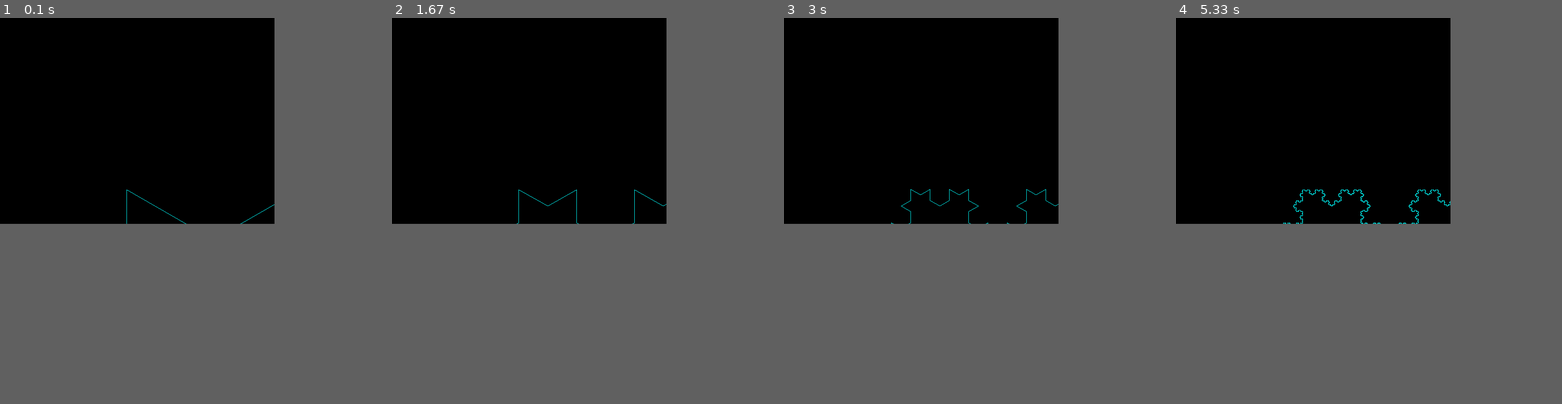
Above: before the commit, frames 1-4 (left to right).
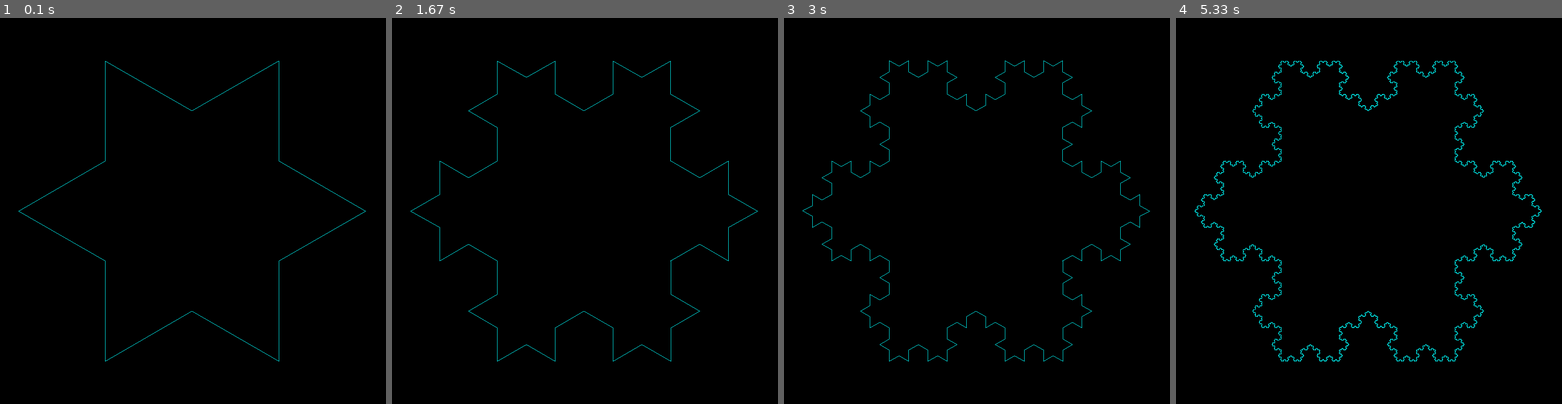
Above: after the commit, the same moments.

Repository: mikerr/pygames-arcade
Game: pygame game, started from fractal/koch.py
Two runs of this game, one before a commit and one after it. Both use one fixed random seed, a clock stepped at 60 frames per second and the inputs below.
Inputs:
- Up to frame 1 (0.1 s): no input
- Up to frame 2 (1.67 s): no input
- Up to frame 3 (3 s): no input
- Up to frame 4 (5.33 s): no input
In our replay, the window is 640x480 before the commit and 900x900 after it. These sizes can differ from the game's own. Grey fills any space a smaller window leaves; there, only what the larger window draws over its background counts as a difference.

The runs differ from the first frame. In frame 1, 0.4% of the frame differs, in the area x 4-95%, y 11-89%; in frame 2, 0.5%; in frame 3, 0.6%; in frame 4, 1.6%.

Commit message:
Resize display surface and modify starting position
Updated display surface size and adjusted starting line position.

Diff:
--- a/fractal/koch.py
+++ b/fractal/koch.py
@@ -6,7 +6,7 @@
 
 pygame.init()
 
-surface = pygame.display.set_mode((640, 480))
+surface = pygame.display.set_mode((900, 900))
 WHITE = 65535
 
 def drawangle(linestart,angle,length):
@@ -41,13 +41,12 @@
 recursion  = 0
 
 angle = 0
-linestart = (700,400)
+linestart = (650,100)
 
 while True:
     for ev in pygame.event.get():
         if ev.type == QUIT:
             pygame.quit()
-     # surface.fill(0)
 
     linestart = koch(linestart,angle,700,recursion)
 
@@ -61,3 +60,5 @@
     	time.sleep(1)
     	recursion = recursion + 1
     	surface.fill(0)
+
+    if recursion > 6 : recursion = 0
